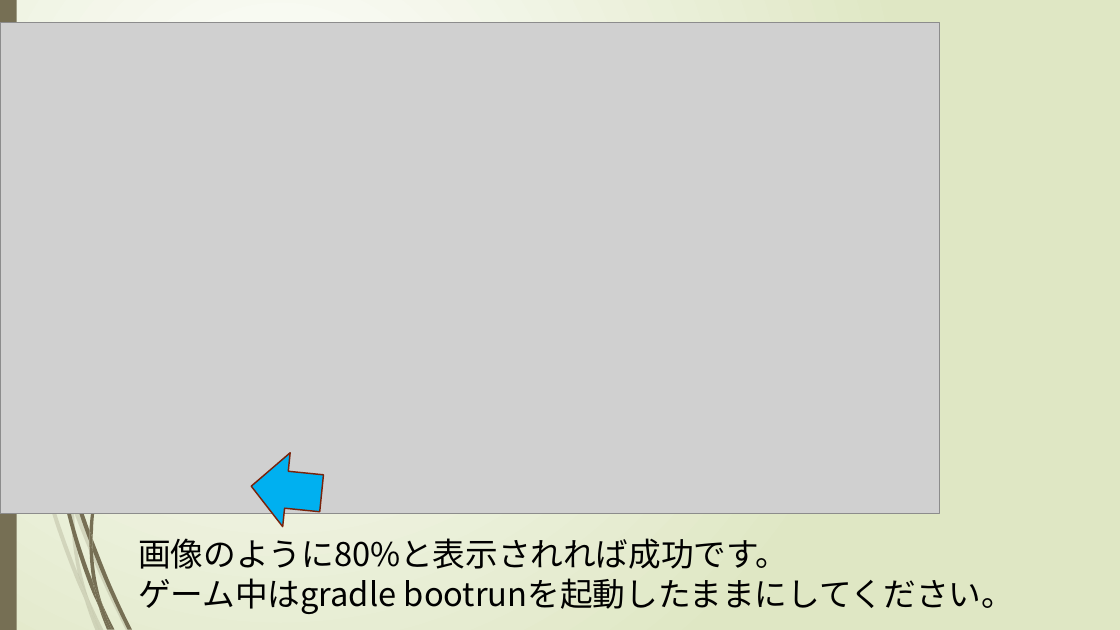
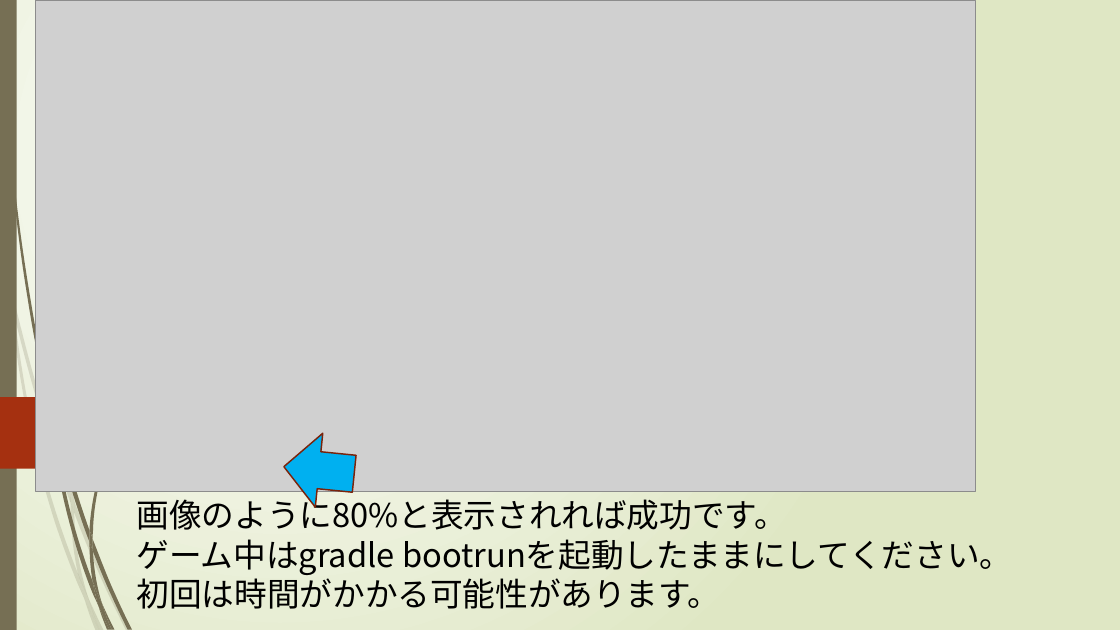
Before and after one commit to e1b20111/hogemon, a slide deck: slide 5 of hogemonマニュアル.pptx (slide 6 before the commit). Drawn at 1120x630 pixels with LibreOffice and Linux fonts; fonts in the diff are those of the drawing; grey boxes stand for pictures. Boxes give left, top, right and bottom in pixels: in the first picture for what was removed or moved away, otherwise in the second. Text is boxed around its words. In the diff, an @@ line names an element or a change of style, - is before the commit and + after.

```diff
--- a/hogemonマニュアル.pptx
+++ b/hogemonマニュアル.pptx
@@ picture: place and size @@
-picture at box(0, 23, 940, 514)
+picture at box(36, 0, 976, 492)
@@ freeform shape added at box(71, 129, 262, 501), fill #766F54 at 20% opacity @@
@@ freeform shape added at box(12, 290, 71, 503), fill #766F54 at 20% opacity @@
@@ right arrow: place and size @@
-right arrow at box(248, 449, 325, 530)
+right arrow at box(280, 430, 358, 511)
@@ text "画像のように80%と表示されれば成功です。": place and size @@
-text "画像のように80%と表示されれば成功です。" at box(138, 538, 1014, 614)
+text "画像のように80%と表示されれば成功です。" at box(137, 494, 1012, 609)
@@ text at box(137, 573, 721, 609): paragraph added @@
+初回は時間がかかる可能性があります。
```
Also in this commit, not shown: 17 other slides changed, 1 slide removed, 1 other file.
